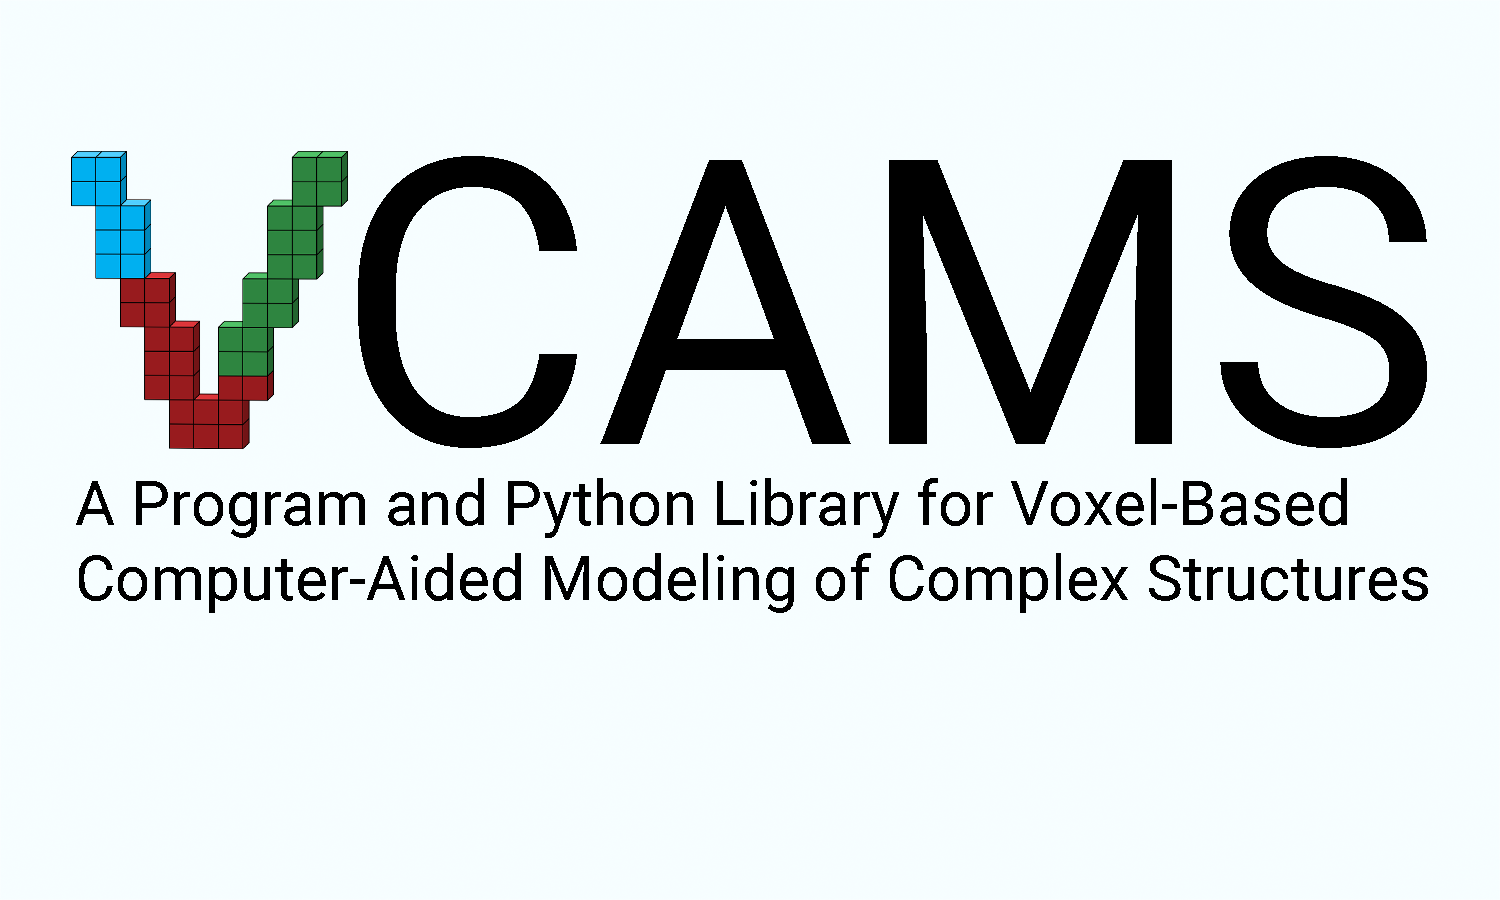
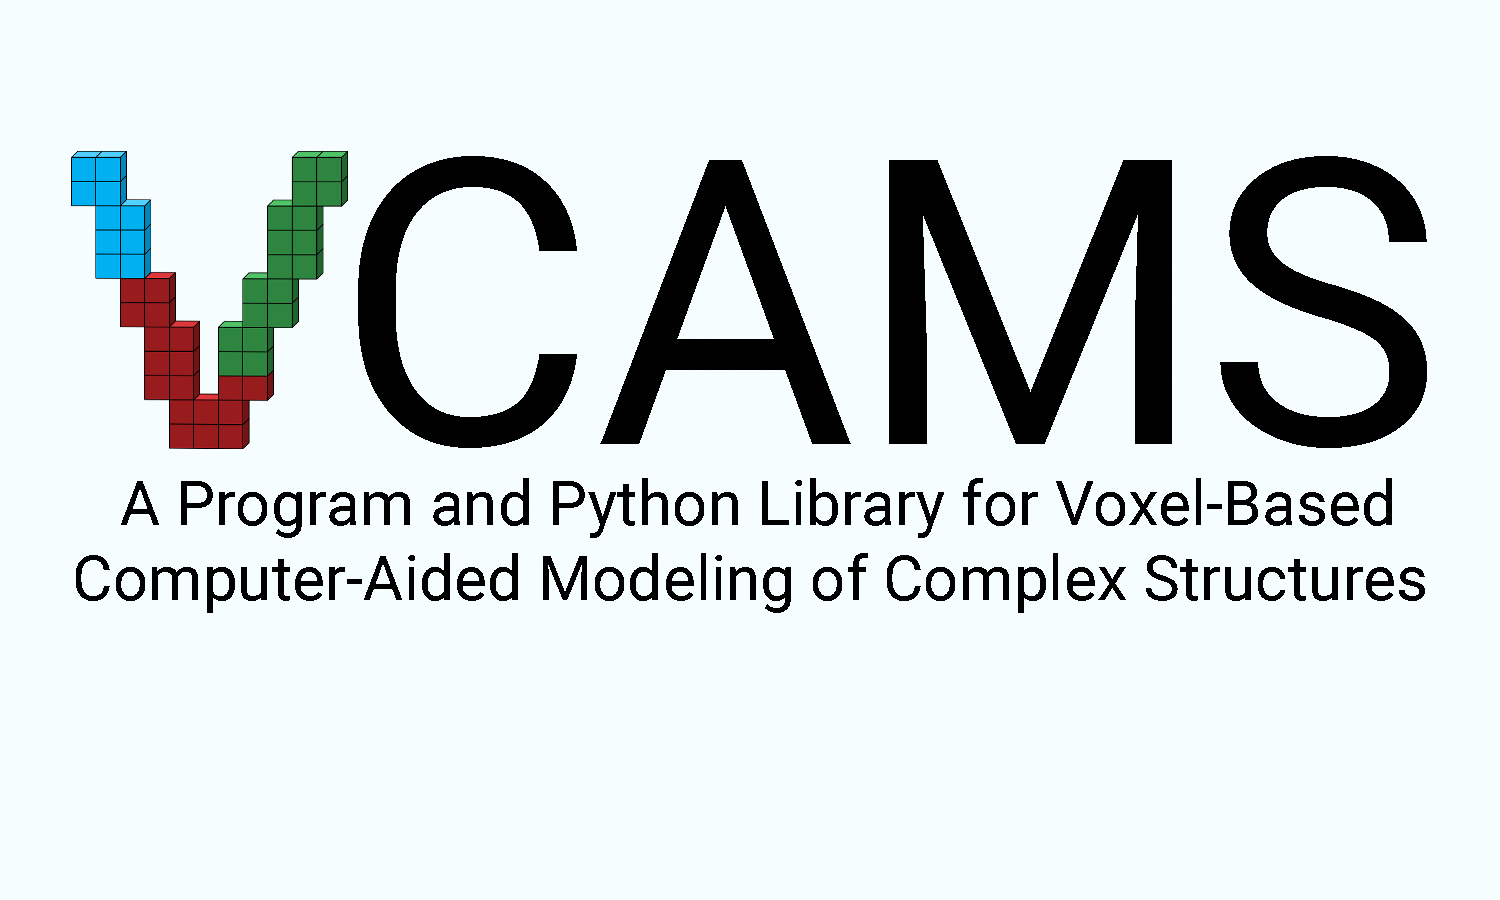
Layer changes from the first 1500px x 900px image to the second:
painted on "Tagline" over (x1=76, y1=478, x2=1428, y2=613)